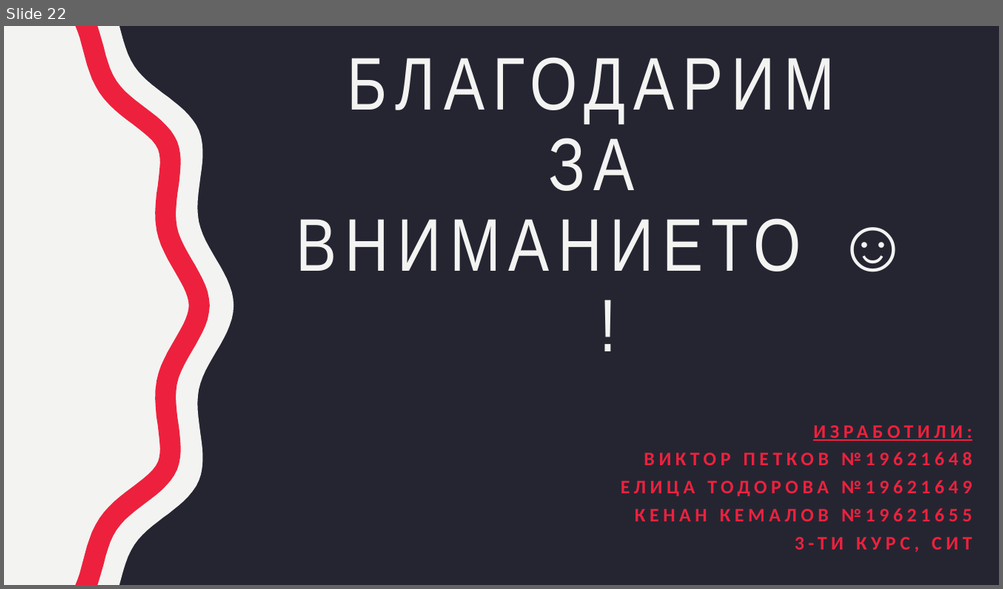
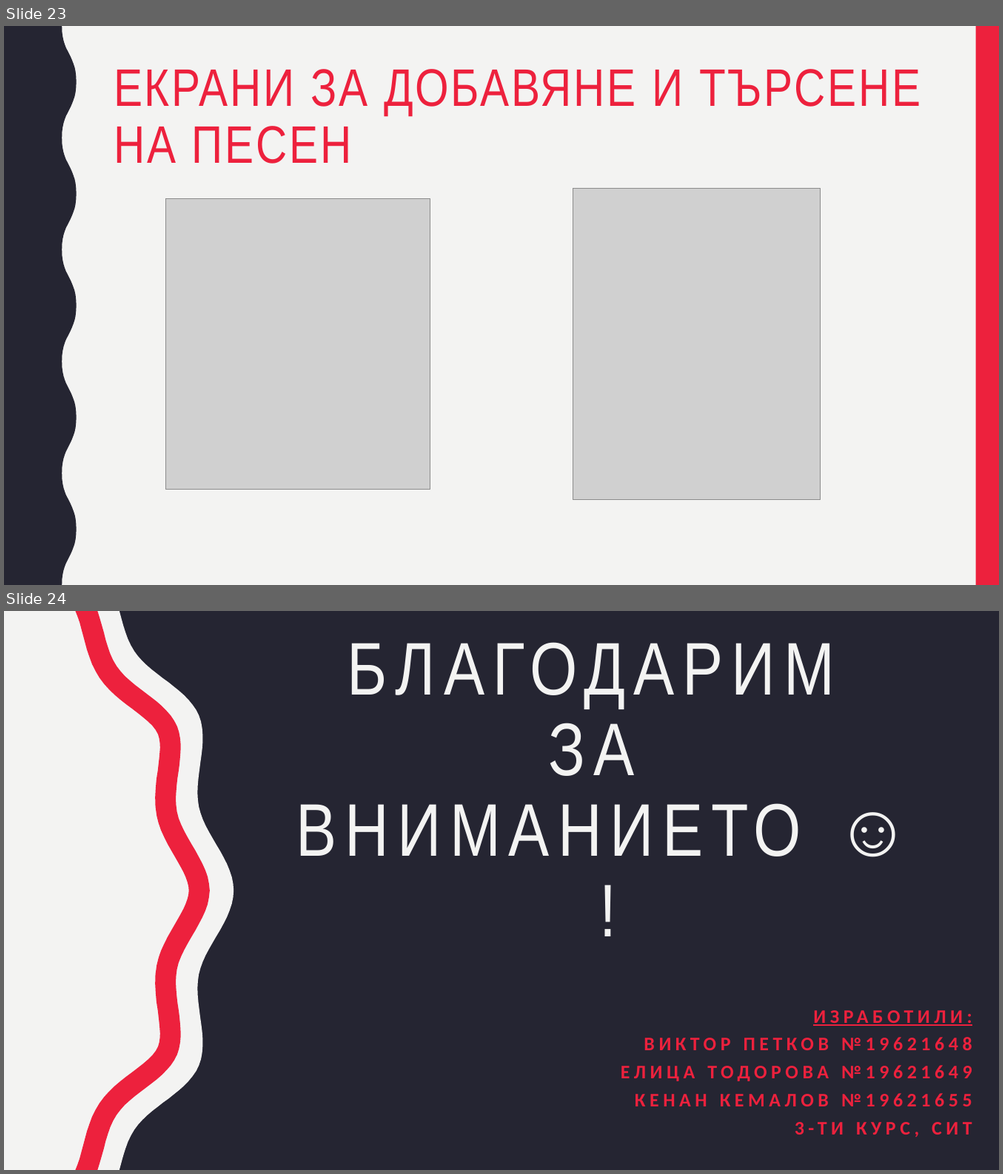
Before and after one commit to viktorpetkov000/SongStar, a slide deck: Система за избор на песен.pptx. Shown one above the other, each under a label of ours: slide 22 before the commit, slides 23 and 24 after it. The pictures are 1003x589 and 1003x1174 pixels, drawn with LibreOffice and Linux fonts; fonts in the diff are those of the drawing; grey boxes stand for pictures. Boxes give left, top, right and bottom in pixels: in the first picture for what was removed or moved away, otherwise in the second. Text is boxed around its words. In the diff, an @@ line names an element or a change of style, - is before the commit and + after.

```diff
--- a/Система за избор на песен.pptx
+++ b/Система за избор на песен.pptx
@@ slide 23 added at box(4, 26, 999, 585), background #F3F3F2 @@
@@ freeform shape added at box(4, 26, 77, 585), fill #252532 @@
@@ rectangle added at box(976, 26, 999, 585), fill #ED213D @@
@@ title added at box(114, 69, 920, 164), 51 pt, text #ED213D @@
+ЕКРАНИ ЗА ДОБАВЯНЕ И ТЪРСЕНЕ НА ПЕСЕН
@@ picture added at box(165, 199, 430, 489) @@
@@ picture added at box(573, 189, 820, 500) @@
@@ what was slide 22 is now slide 24 @@
```
Also in this commit, not shown: 3 slides changed, 3 other slides added, 2 slides removed, 1 other file.
